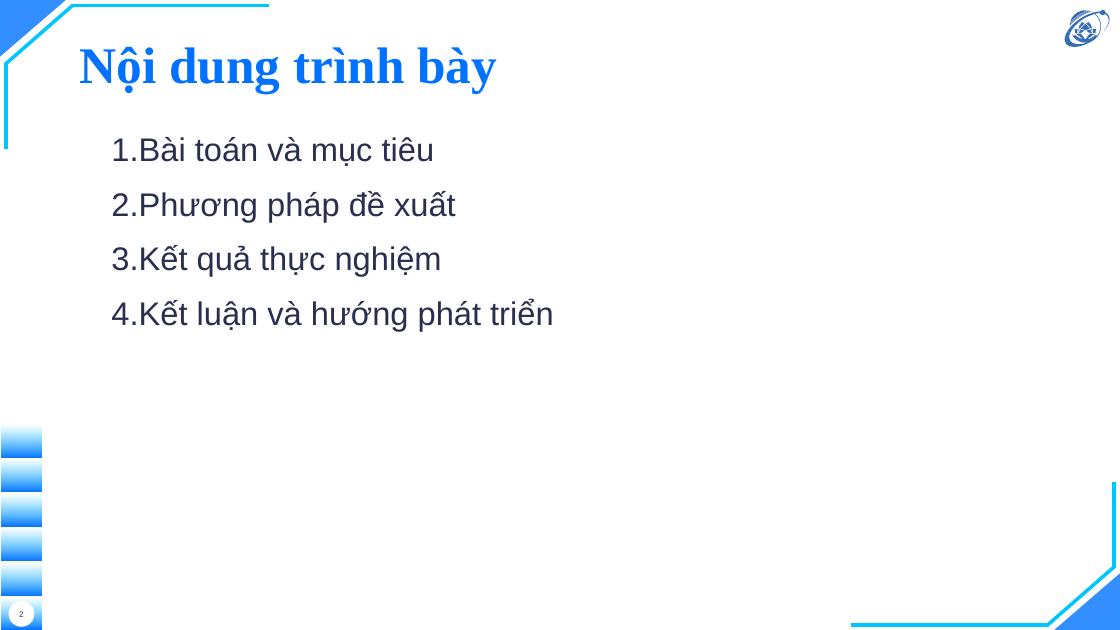
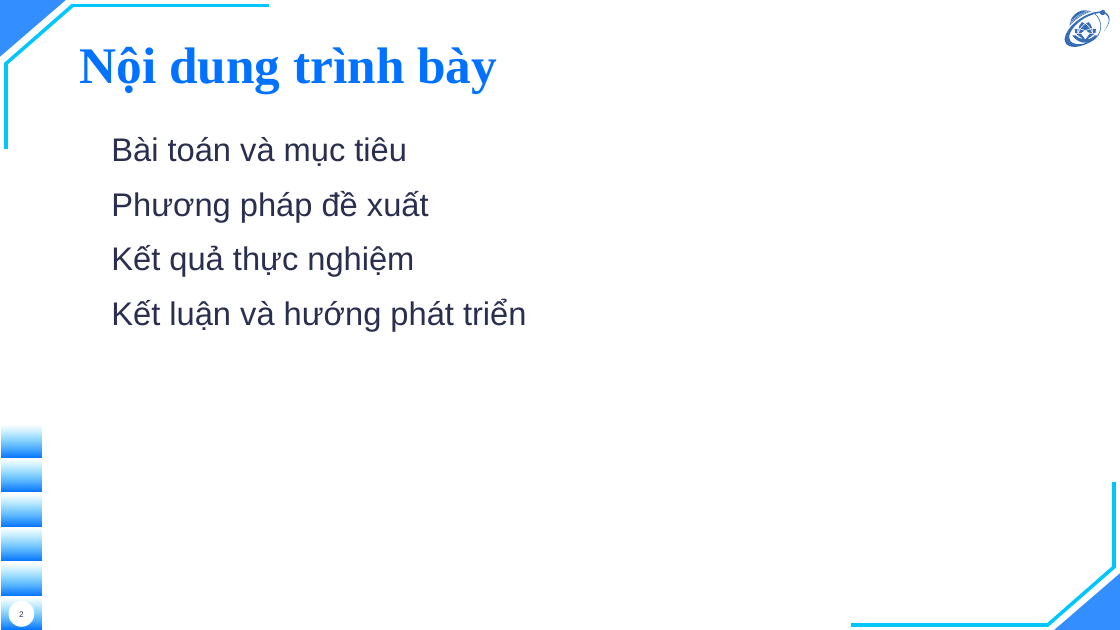
Before and after one commit to hieunguyen2604/alpr-do-an-mon-hoc, a slide deck: slide 2 of nop/02-slide-mon-hoc.pptx. Drawn at 1120x630 pixels with LibreOffice and Linux fonts; fonts in the diff are those of the drawing; background and template pictures are left out. Boxes give left, top, right and bottom in pixels: in the first picture for what was removed or moved away, otherwise in the second. Text is boxed around its words. In the diff, an @@ line names an element or a change of style, - is before the commit and + after.

```diff
--- a/nop/02-slide-mon-hoc.pptx
+++ b/nop/02-slide-mon-hoc.pptx
@@ text "Bài toán và mục tiêu" at (x1=111, y1=137, x2=527, y2=331): bullet 1. to none @@
```
Also in this commit, not shown: 7 other slides changed, 3 other files.
